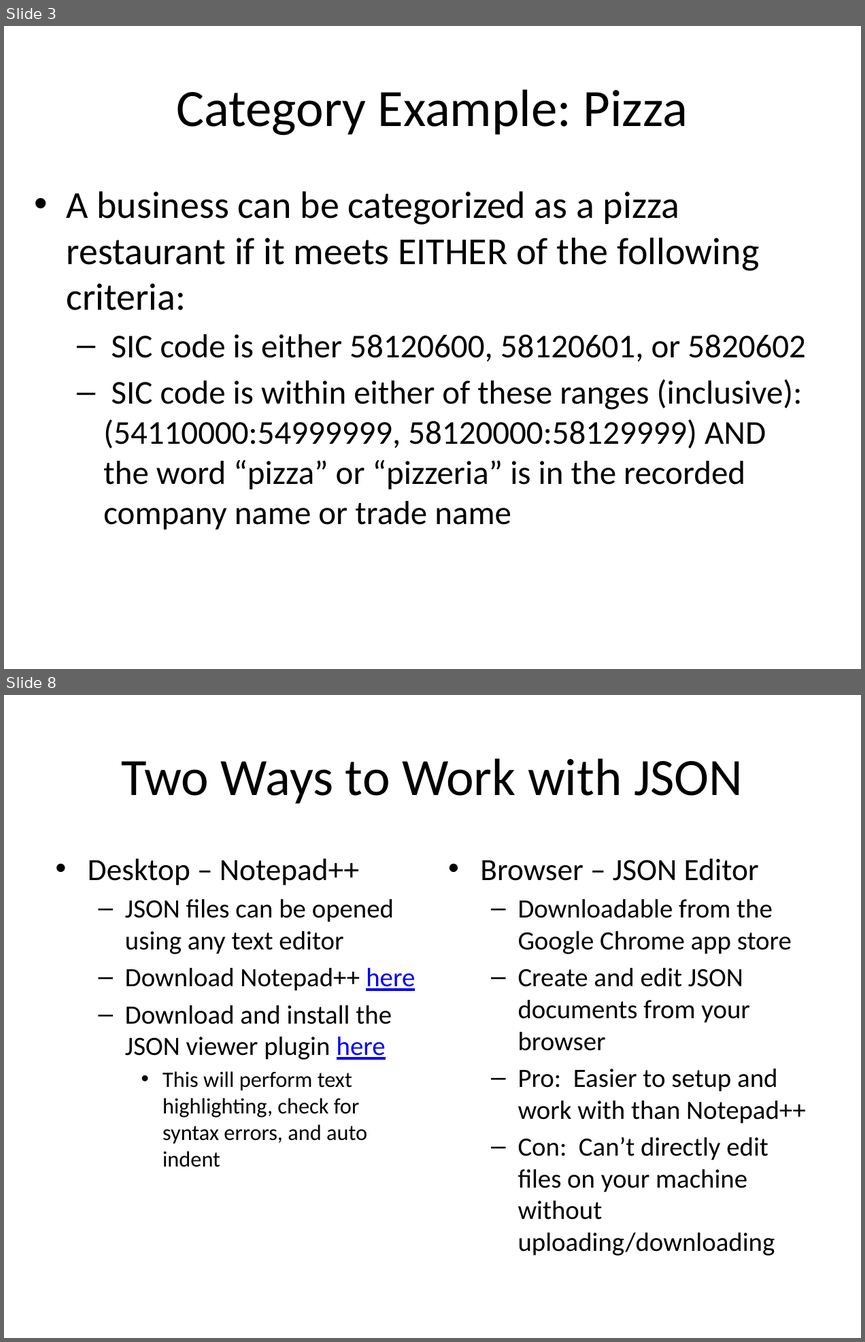
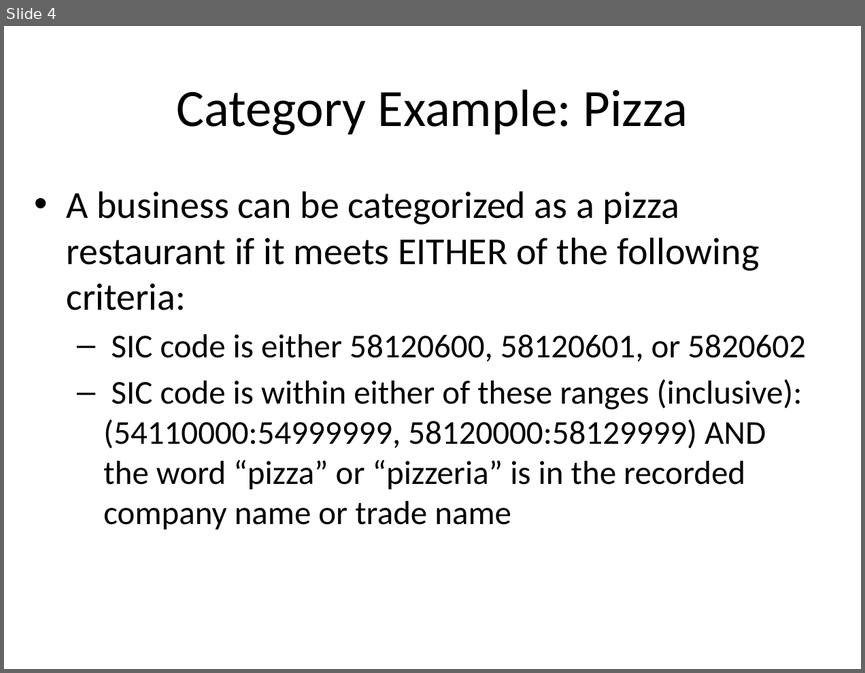
Before and after one commit to RECVD/nets_wrangle, a slide deck: How to Create Your Own NETS Classification Category.pptx. Shown one above the other, each under a label of ours: slides 3 and 8 before the commit, slide 4 after it; the slides between them are not shown. The pictures are 865x1342 and 865x673 pixels, drawn with LibreOffice and Linux fonts; fonts in the diff are those of the drawing. Boxes give left, top, right and bottom in pixels: in the first picture for what was removed or moved away, otherwise in the second. Text is boxed around its words. In the diff, an @@ line names an element or a change of style, - is before the commit and + after.

```diff
--- a/How to Create Your Own NETS Classification Category.pptx
+++ b/How to Create Your Own NETS Classification Category.pptx
@@ slide 8 removed at (4,695,861,1338), background #FFFFFF @@
@@ title removed at (121,758,742,804) @@
-Two Ways to Work with JSON
@@ text removed at (88,858,415,1167) @@
-• Desktop – Notepad++
-  – JSON files can be opened using any text editor
-  – Download Notepad++ here
-  – Download and install the JSON viewer plugin here
-    • This will perform text highlighting, check for syntax errors, and auto indent
@@ text removed at (480,858,806,1255) @@
-• Browser – JSON Editor
-  – Downloadable from the Google Chrome app store
-  – Create and edit JSON documents from your browser
-  – Pro: Easier to setup and work with than Notepad++
-  – Con: Can’t directly edit files on your machine without uploading/downloading
@@ what was slide 3 is now slide 4 @@
```
Also in this commit, not shown: 7 slides changed, 4 slides added, 4 other slides removed.
